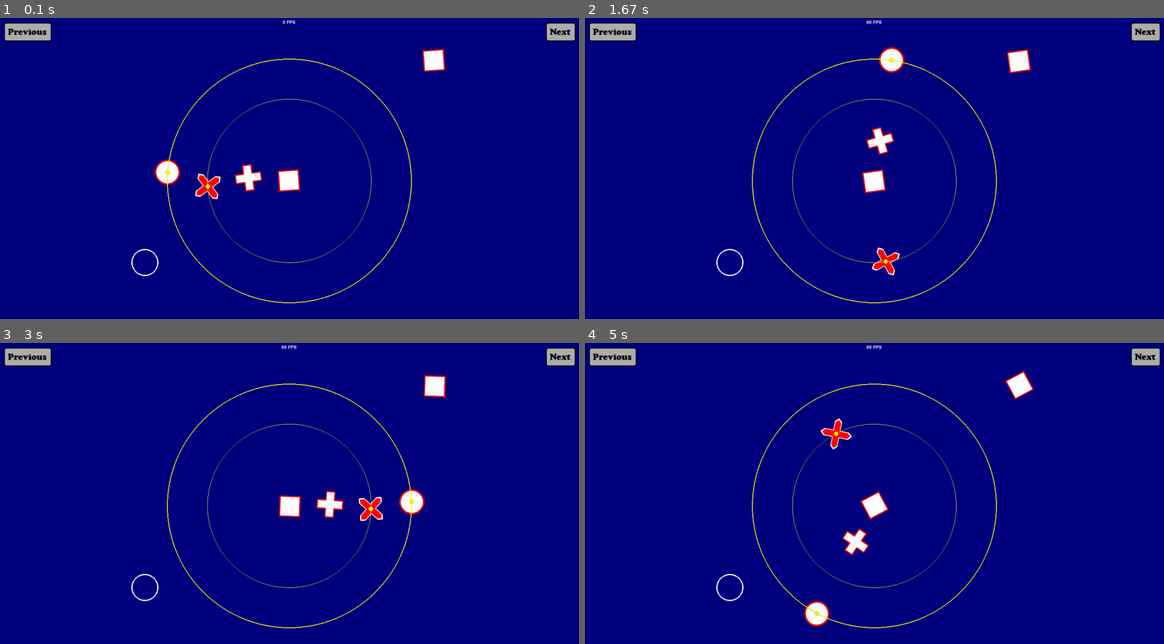
Above: before the commit, frames 1-4 (two rows, left to right).
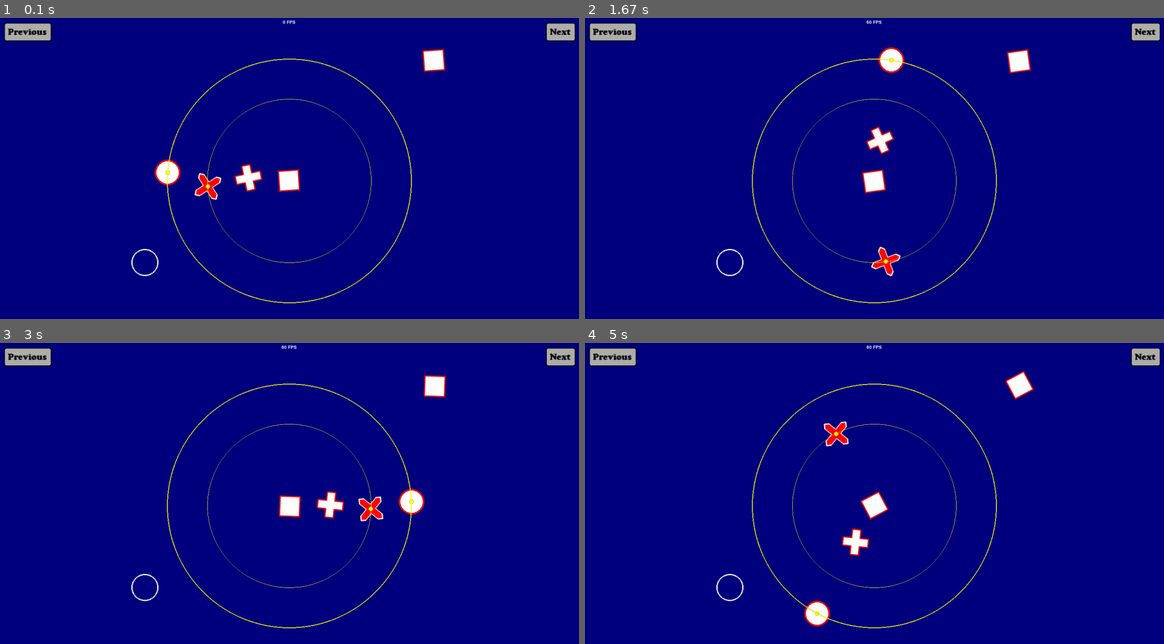
Above: after the commit, the same moments.

Repository: francis-clairicia/PyDiamond
Game: pygame game, started from main.py
Two runs of this game, one before a commit and one after it. Both use one fixed random seed, a clock stepped at 60 frames per second and the inputs below.
Inputs (mouse positions are in pixels of both pictures, inside the frame that each line leads up to):
- Up to frame 1 (0.1 s): no input
- Up to frame 2 (1.67 s): press the mouse at (613, 30) at 0.37 s; move the mouse to (729, 60) at 0.47 s; release the mouse at (851, 90) at 0.6 s
- Up to frame 3 (3 s): tap Enter at 1.67 s
- Up to frame 4 (5 s): no input

The runs differ from the first frame. In frame 1, 0.3% of the frame differs, in the area x 26-46%, y 47-61%; in frame 2, 0.4%; in frame 3, 0.3%; in frame 4, 0.6%, in the area x 37-50%, y 25-95%.

Commit message:
[UPDATE] Corrections + Removed SceneAliases

Diff:
--- a/main.py
+++ b/main.py
@@ -12,7 +12,7 @@
 from pygame.surface import Surface
 from my_pygame.text import Text, TextImage
 from my_pygame.window import Window
-from my_pygame.scene import Scene, SceneEnum
+from my_pygame.scene import Scene
 
 from my_pygame.resource import FontLoader, ImageLoader, ResourceManager
 
@@ -37,10 +37,6 @@
 from my_pygame.clock import Clock
 
 
-class MyScenes(SceneEnum):
-    Shape: str
-
-
 class ShapeScene(Scene):
     def __init__(self, window: Window) -> None:
         super().__init__(window, framerate=120)
@@ -111,11 +107,11 @@
         degrees: float = 1
         if self.__clock.elapsed_time(15):
             self.__r.rotate(degrees)
-            self.__p.rotate(-degrees, pivot=self.__r.center)
+            self.__p.rotate_around_point(-degrees, pivot=self.__r.center)
             self.__p.rotate(degrees * 3)
-            self.__x.rotate(degrees, pivot=self.__r.center)
+            self.__x.rotate_around_point(degrees, pivot=self.__r.center)
             self.__x.rotate(-degrees * 3)
-            self.__c.rotate(-degrees, pivot=self.__r.center)
+            self.__c.rotate_around_point(-degrees, pivot=self.__r.center)
             # self.__scale += 0.02 * self.__scale_growth
             # if self.__scale >= 2:
             #     self.__scale_growth = -1
--- a/my_pygame/clock.py
+++ b/my_pygame/clock.py
@@ -1,6 +1,6 @@
 # -*- coding: Utf-8 -*
 
-from pygame.time import Clock as _Clock
+from pygame.time import Clock as _PygameClock
 
 
 class Clock:
@@ -9,7 +9,7 @@
 
     def __init__(self, start: bool = False) -> None:
         self.__time: float = 0
-        self.__clock: _Clock = _Clock()
+        self.__clock: _PygameClock = _PygameClock()
         if start:
             self.restart()
 
--- a/my_pygame/drawable.py
+++ b/my_pygame/drawable.py
@@ -149,6 +149,20 @@
             center = pivot + (center - pivot).rotate(-self.__angle + former_angle)
         self.center = center.x, center.y
 
+    def rotate_around_point(self, angle_offset: float, pivot: Union[Tuple[float, float], Vector2, str]) -> None:
+        if angle_offset == 0:
+            return
+        if isinstance(pivot, str):
+            pivot = getattr(self, pivot)
+            if not isinstance(pivot, tuple) or len(pivot) != 2:
+                raise AttributeError(f"Bad pivot attribute: {pivot}")
+        pivot = Vector2(pivot)
+        center: Vector2 = Vector2(self.center)
+        if pivot == center:
+            return
+        center = pivot + (center - pivot).rotate(-angle_offset)
+        self.center = center.x, center.y
+
     def set_scale(self, scale: float) -> None:
         scale = max(scale, 0)
         if self.scale == scale:
--- a/my_pygame/keyboard.py
+++ b/my_pygame/keyboard.py
@@ -1,19 +1,19 @@
 # -*- coding: Utf-8 -*
 
-from typing import Tuple, Union, final, overload
+from typing import Sequence, Union, final, overload
 from operator import truth
 from enum import IntEnum
 
 import pygame.key
 
-_KEY_STATES: Tuple[bool, ...] = ()
+_KEY_STATES: Sequence[bool] = []
 
 
 class Keyboard:
     @staticmethod
     def update() -> None:
         global _KEY_STATES
-        _KEY_STATES = tuple(pygame.key.get_pressed())
+        _KEY_STATES = pygame.key.get_pressed()
 
     @overload
     @staticmethod
--- a/my_pygame/mouse.py
+++ b/my_pygame/mouse.py
@@ -28,7 +28,7 @@
 
     @staticmethod
     def is_pressed(button: int) -> bool:
-        return truth(_MOUSE_BUTTON_STATE[button])
+        return _MOUSE_BUTTON_STATE[button]
 
     @staticmethod
     def show_cursor() -> None:
--- a/my_pygame/scene.py
+++ b/my_pygame/scene.py
@@ -3,9 +3,8 @@
 from __future__ import annotations
 from abc import ABCMeta, abstractmethod
 from functools import wraps
-from enum import Enum, EnumMeta, auto, unique
 from operator import truth
-from typing import Any, Callable, Dict, List, Optional, TYPE_CHECKING, Tuple, TypeVar, Union, final, overload
+from typing import Any, Callable, Dict, List, Optional, TYPE_CHECKING, Tuple, TypeVar, Union, final
 import pygame
 
 from pygame.color import Color
@@ -19,33 +18,6 @@
     from .window import EventCallback, EventType, MousePositionCallback, MousePosition, Window, WindowCallback
 
 _T = TypeVar("_T")
-
-
-class MetaSceneEnum(EnumMeta):
-    def __new__(metacls, name: str, bases: Tuple[type, ...], namespace: Dict[str, Any]) -> MetaSceneEnum:
-        annotations: Dict[str, Union[type, str]] = namespace.get("__annotations__", dict())
-        for enum_name, enum_type in annotations.items():
-            if not isinstance(enum_type, (type, str)):
-                raise TypeError(f"Enum type annotation must be str, not {repr(enum_type)}")
-            if isinstance(enum_type, str) and enum_type != "str":
-                raise TypeError(f"Enum type annotation must be str, not {repr(enum_type)}")
-            if isinstance(enum_type, type) and enum_type is not str:
-                raise TypeError(f"Enum type annotation must be str, not {repr(enum_type.__name__)}")
-            if enum_name not in namespace:
-                namespace[enum_name] = auto()
-
-        return super().__new__(metacls, name, bases, namespace)
-
-
-class SceneEnum(str, Enum, metaclass=MetaSceneEnum):
-    def __init_subclass__(cls) -> None:
-        unique(cls)
-
-    def _generate_next_value_(name: str, start: int, count: int, last_values: List[str]) -> str:  # type: ignore[override]
-        return name.upper()
-
-
-SceneAlias = Union[str, SceneEnum]
 
 
 class MetaScene(ABCMeta):
@@ -158,20 +130,8 @@
     def started(self) -> bool:
         return self in self.__window
 
-    @overload
     def start(self) -> None:
-        ...
-
-    @overload
-    def start(self, new_alias: SceneAlias) -> None:
-        ...
-
-    @final
-    def start(self, new_alias: Optional[SceneAlias] = None) -> None:
-        if new_alias is not None:
-            self.__window.start_scene(self, new_alias)
-        else:
-            self.__window.start_scene(self)
+        self.__window.start_scene(self)
 
     def stop(self) -> None:
         self.__window.stop_scene(self)
@@ -309,3 +269,10 @@
     @property
     def transition(self) -> Optional[SceneTransition]:
         return self.__transition
+
+    @transition.setter
+    def transition(self, transition: Optional[SceneTransition]) -> None:
+        if isinstance(transition, SceneTransition):
+            self.__transition = transition
+        else:
+            self.__transition = None
--- a/my_pygame/sprite.py
+++ b/my_pygame/sprite.py
@@ -8,7 +8,7 @@
 
 from pygame.surface import Surface
 from pygame.rect import Rect
-from pygame.sprite import Sprite as _Sprite
+from pygame.sprite import Sprite as _PygameSprite
 from pygame.mask import Mask
 
 from .drawable import Drawable
@@ -16,10 +16,10 @@
 from .clock import Clock
 
 
-class Sprite(Drawable, _Sprite):
+class Sprite(Drawable, _PygameSprite):
     def __init__(self, image: Optional[Surface] = None, mask_threshold: int = 127) -> None:
         Drawable.__init__(self)
-        _Sprite.__init__(self)
+        _PygameSprite.__init__(self)
         self.__default_image: Surface = image.copy() if image is not None else create_surface((0, 0))
         self.__image: Surface = self.__default_image.copy()
         self.__mask_threshold: int
--- a/my_pygame/text.py
+++ b/my_pygame/text.py
@@ -165,7 +165,6 @@
         render_lines: List[Surface] = list()
         render_width: float = 0
         render_height: float = 0
-        text: Surface
         default_font: Font = self.font
         custom_font: Dict[int, Font] = self.__custom_font
         for index, line in enumerate(self.message.splitlines()):
@@ -177,19 +176,18 @@
         if not render_lines:
             return create_surface((0, 0))
         if len(render_lines) == 1:
-            text = render_lines[0]
-        else:
-            text = create_surface((render_width, render_height))
-            text_rect = text.get_rect()
-            top = 0
-            params = {
-                Text.Justify.LEFT: {"left": text_rect.left},
-                Text.Justify.RIGHT: {"right": text_rect.right},
-                Text.Justify.CENTER: {"centerx": text_rect.centerx},
-            }[self.__justify]
-            for render in render_lines:
-                text.blit(render, render.get_rect(**params, top=top))
-                top += render.get_height()
+            return render_lines[0]
+        text: Surface = create_surface((render_width, render_height))
+        text_rect: Rect = text.get_rect()
+        top: int = 0
+        params: Dict[str, int] = {
+            Text.Justify.LEFT: {"left": text_rect.left},
+            Text.Justify.RIGHT: {"right": text_rect.right},
+            Text.Justify.CENTER: {"centerx": text_rect.centerx},
+        }[self.__justify]
+        for render in render_lines:
+            text.blit(render, render.get_rect(**params, top=top))
+            top += render.get_height()
         return text
 
     def _render(self) -> Surface:
@@ -197,12 +195,8 @@
         shadow_x, shadow_y = self.shadow
         if shadow_x == 0 and shadow_y == 0:
             return text
-        render_width: float = text.get_width()
-        render_height: float = text.get_height()
         shadow_text: Surface = self.__render_text(self.shadow_color)
-        render_width += abs(shadow_x)
-        render_height += abs(shadow_y)
-        render = create_surface((render_width, render_height))
+        render = create_surface((text.get_width() + abs(shadow_x), text.get_height() + abs(shadow_y)))
 
         text_x: float = 0
         text_y: float = 0
--- a/my_pygame/window.py
+++ b/my_pygame/window.py
@@ -1,7 +1,7 @@
 # -*- coding: Utf-8 -*
 
 from __future__ import annotations
-from typing import Any, Callable, Dict, Iterable, Iterator, List, NoReturn, Optional, Tuple, TypeVar, Union, final, overload
+from typing import Any, Callable, Dict, Iterable, Iterator, List, NoReturn, Optional, Tuple, TypeVar, Union, overload
 from enum import IntEnum
 
 import pygame
@@ -11,14 +11,14 @@
 
 from pygame.surface import Surface
 from pygame.rect import Rect
-from pygame.time import Clock as _Clock
+from pygame.time import Clock as _PygameClock
 from pygame.color import Color
 from pygame.event import Event
 
 from .drawable import Drawable
 from .text import Text
 from .colors import BLACK, WHITE
-from .scene import Scene, SceneAlias
+from .scene import Scene
 from .clock import Clock
 from .surface import create_surface
 from .mouse import Mouse
@@ -128,15 +128,15 @@
         screen: Optional[Surface] = pygame.display.get_surface()
         if screen is None:
             size = (max(size[0], 0), max(size[1], 0))
-            flags: int = 0
+            flags: int = pygame.HWSURFACE | pygame.DOUBLEBUF
             if fullscreen:
-                flags |= pygame.FULLSCREEN | pygame.HWSURFACE | pygame.DOUBLEBUF
+                flags |= pygame.FULLSCREEN
             screen = pygame.display.set_mode(size, flags=flags, depth=32)
         self.__surface: Surface = create_surface(screen.get_size())
         self.__rect: Rect = self.__surface.get_rect()
         self.clear_all_events()
 
-        self.__main_clock: _Clock = _Clock()
+        self.__main_clock: _PygameClock = _PygameClock()
 
         self.__framerate_update_clock: Clock = Clock(start=True)
         self.__framerate: int = Window.DEFAULT_FRAMERATE
@@ -169,7 +169,7 @@
         print("Quit pygame")
         pygame.quit()
 
-    def __contains__(self, scene: Union[Scene, SceneAlias]) -> bool:
+    def __contains__(self, scene: Scene) -> bool:
         return scene in self.__scenes
 
     def set_title(self, title: Optional[str]) -> None:
@@ -431,8 +431,9 @@
         return window_callback
 
     def remove_window_callback(self, window_callback: WindowCallback) -> None:
-        if window_callback.scene is not None:
-            scene_callback_after: Optional[WindowCallbackList] = self.__callback_after_scenes.get(window_callback.scene)
+        scene: Optional[Scene] = window_callback.scene
+        if scene is not None:
+            scene_callback_after: Optional[WindowCallbackList] = self.__callback_after_scenes.get(scene)
             if scene_callback_after is None:
                 return
             try:
@@ -440,7 +441,7 @@
             except ValueError:
                 pass
             if not scene_callback_after:
-                self.__callback_after_scenes.pop(window_callback.scene)
+                self.__callback_after_scenes.pop(scene)
         else:
             try:
                 self.__callback_after.remove(window_callback)
@@ -450,52 +451,36 @@
     def get_actual_scene(self) -> Optional[Scene]:
         return self.__scenes.top()
 
-    def get_scene(self, scene: Union[Scene, SceneAlias]) -> Scene:
-        if not isinstance(scene, Scene):
-            return self.__scenes.get(scene)
+    def __check_scene(self, scene: Scene) -> None:
         if scene.window is not self:
-            raise WindowError(f"{type(scene).__name__}: Trying to get a scene bound to an another window")
-        return scene
-
-    @overload
+            raise WindowError(f"{type(scene).__name__}: Trying to deal with a scene bound to an another window")
+
     def start_scene(self, scene: Scene) -> None:
-        ...
-
-    @overload
-    def start_scene(self, scene: Scene, new_alias: SceneAlias) -> None:
-        ...
-
-    @overload
-    def start_scene(self, scene: SceneAlias) -> None:
-        ...
-
-    @final
-    def start_scene(self, scene: Union[Scene, SceneAlias], new_alias: Optional[SceneAlias] = None) -> None:
-        scene = self.get_scene(scene)
+        self.__check_scene(scene)
         if scene.looping():
             return
         transition: _SceneTransitionEnum = _SceneTransitionEnum.SHOW
         try:
             self.__scenes.clear(until=scene)
         except WindowError:
-            self.__scenes.push(scene, new_alias)
+            self.__scenes.push(scene)
         if self.__actual_scene is None or self.__actual_scene is scene:
             return
         if self.__actual_scene not in self.__scenes:
             transition = _SceneTransitionEnum.HIDE
         self.__transition = transition
 
-    def stop_scene(self, scene: Union[Scene, SceneAlias]) -> None:
-        scene = self.get_scene(scene)
+    def stop_scene(self, scene: Scene) -> None:
+        self.__check_scene(scene)
         if scene.looping():
             self.__transition = _SceneTransitionEnum.HIDE
         self.__scenes.remove(scene)
         self.__callback_after_scenes.pop(scene, None)
 
     def __update_actual_scene(self) -> Optional[Scene]:
-        actual_scene: Optional[Scene] = self.get_actual_scene()
-        if actual_scene is not self.__actual_scene:
-            previous_scene: Optional[Scene] = self.__actual_scene
+        actual_scene: Optional[Scene] = self.__scenes.top()
+        previous_scene: Optional[Scene] = self.__actual_scene
+        if actual_scene is not previous_scene:
             self.__actual_scene = actual_scene
             if actual_scene is None:
                 if previous_scene is not None:
@@ -599,7 +584,6 @@
 class _SceneManager:
     def __init__(self, window: Window) -> None:
         self.__stack: List[Scene] = []
-        self.__aliases: Dict[SceneAlias, Scene] = {}
         self.__window: Window = window
 
     def __iter__(self) -> Iterator[Scene]:
@@ -608,12 +592,10 @@
     def __len__(self) -> int:
         return len(self.__stack)
 
-    def __contains__(self, scene: Union[Scene, SceneAlias]) -> bool:
-        if isinstance(scene, Scene):
-            if scene.window is not self.__window:
-                return False
-            return scene in self.__stack
-        return scene in self.__aliases
+    def __contains__(self, scene: Scene) -> bool:
+        if scene.window is not self.__window:
+            return False
+        return scene in self.__stack
 
     def from_top_to_bottom(self) -> Iterator[Scene]:
         return iter(self.__stack)
@@ -624,68 +606,33 @@
     def empty(self) -> bool:
         return not self.__stack
 
-    def get(self, alias: SceneAlias) -> Scene:
-        return self.__aliases[alias]
-
     def top(self) -> Optional[Scene]:
         return self.__stack[0] if self.__stack else None
 
-    def index(self, scene: Union[Scene, SceneAlias]) -> int:
-        if isinstance(scene, Scene):
-            return self.__stack.index(scene)
-        return self.__stack.index(self.get(scene))
-
-    def clear(self, until: Optional[Union[Scene, SceneAlias]] = None) -> None:
+    def index(self, scene: Scene) -> int:
+        return self.__stack.index(scene)
+
+    def clear(self, until: Optional[Scene] = None) -> None:
         if until is None:
             self.__stack.clear()
-            self.__aliases.clear()
             return
-        if not isinstance(until, Scene):
-            until = self.get(until)
         if until not in self:
             raise WindowError(f"{type(until).__name__} not stacked")
         while self.__stack[0] is not until:
-            self.remove(self.__stack[0])
-
-    def remove(self, scene: Union[Scene, SceneAlias]) -> None:
-        alias: Optional[SceneAlias] = None
-        if not isinstance(scene, Scene):
-            alias = scene
-            scene = self.get(alias)
+            self.__stack.pop(0)
+
+    def remove(self, scene: Scene) -> None:
         if scene.window is not self.__window:
             raise WindowError("Trying to remove a scene bound to an another window")
         try:
             self.__stack.remove(scene)
         except ValueError:
             pass
-        finally:
-            if alias is None:
-                alias = self.__get_alias(scene)
-            if alias is not None:
-                self.__aliases.pop(alias)
-
-    def push(self, scene: Union[Scene, SceneAlias], alias: Optional[SceneAlias] = None) -> None:
-        if not isinstance(scene, Scene):
-            alias = scene
-            scene = self.get(scene)
+
+    def push(self, scene: Scene) -> None:
         if scene.window is not self.__window:
             raise WindowError("Trying to push a scene bound to an another window")
-        if alias is None:
-            alias = self.__get_alias(scene)
         self.remove(scene)
         if any(type(stacked_scene) is type(scene) for stacked_scene in self):
-            raise TypeError("A scene with the same type is stacked")
+            raise TypeError(f"A scene with the same type is stacked: {type(scene).__name__}")
         self.__stack.insert(0, scene)
-        if alias is not None:
-            self.__set_alias(scene, alias)
-
-    def __get_alias(self, scene: Scene) -> Optional[SceneAlias]:
-        for alias, in_scene in self.__aliases.items():
-            if in_scene is scene:
-                return alias
-        return None
-
-    def __set_alias(self, scene: Scene, alias: SceneAlias) -> None:
-        if alias in self.__aliases:
-            raise ValueError(f"A scene uses this alias: {repr(alias)}")
-        self.__aliases[alias] = scene
